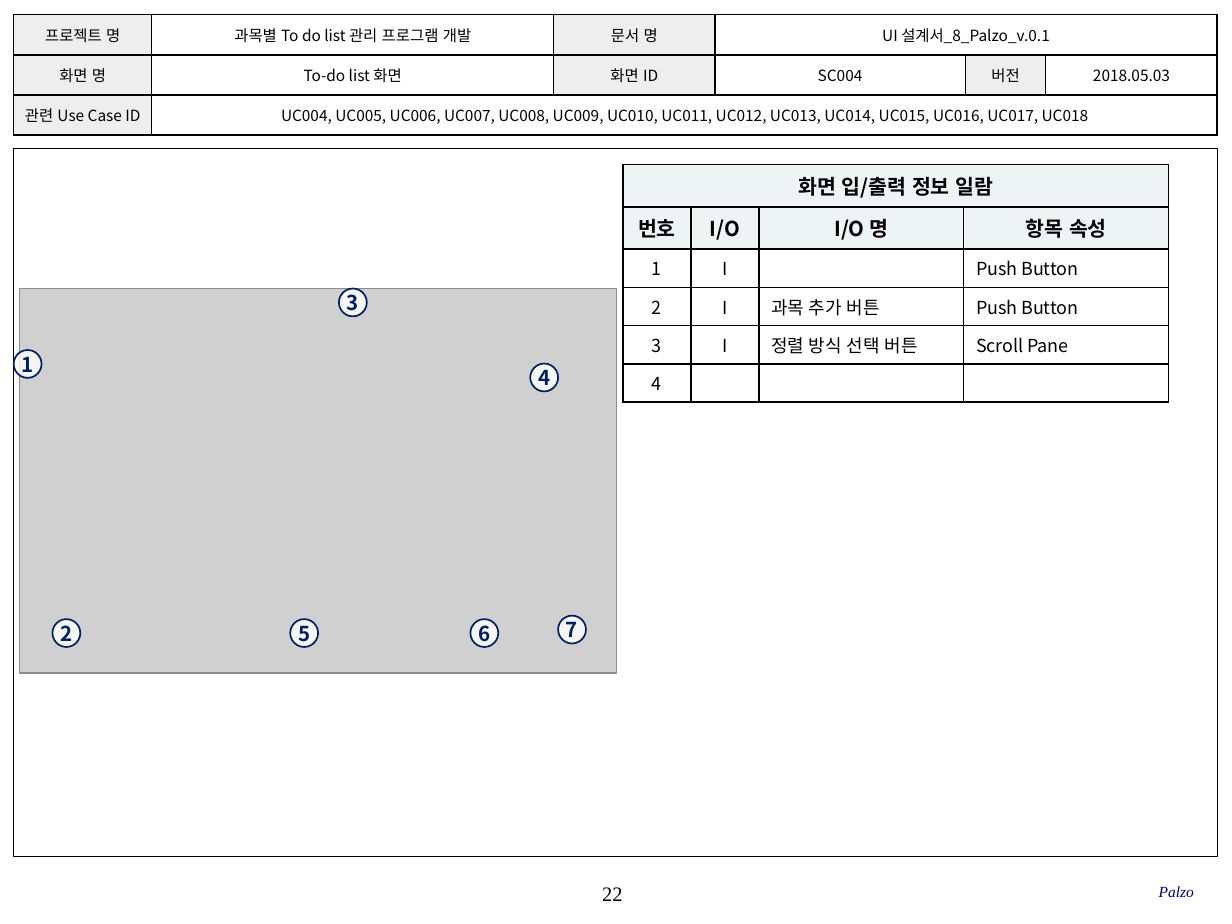
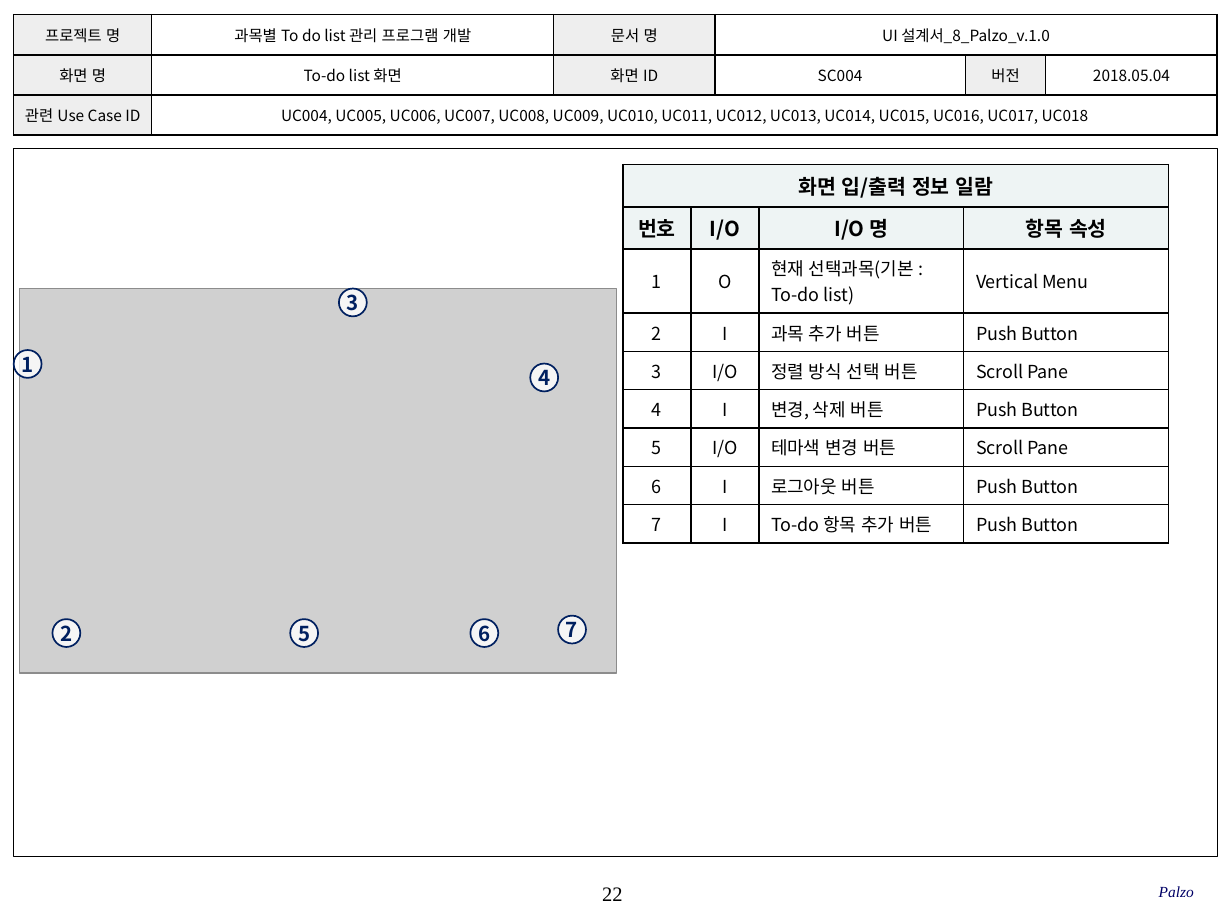
Before and after one commit to SMU-SE-Admin/18-1_8_PALZO_Doc, a slide deck: slide 22 of 03 설계/UI 설계서_8_Palzo.pptx. Drawn at 1232x924 pixels with LibreOffice and Linux fonts; fonts in the diff are those of the drawing; grey boxes stand for pictures; background and template pictures are left out. Boxes give left, top, right and bottom in pixels: in the first picture for what was removed or moved away, otherwise in the second. Text is boxed around its words. In the diff, an @@ line names an element or a change of style, - is before the commit and + after.

Commit message:
#1102 UI 설계서 작성
모든 항목 작성 완료

```diff
--- a/03 설계/UI 설계서_8_Palzo.pptx
+++ b/03 설계/UI 설계서_8_Palzo.pptx
@@ table at bbox=[14, 15, 1216, 136] @@
-row 1, column 4: UI 설계서_8_Palzo_v.0.1
+row 1, column 4: UI 설계서_8_Palzo_v.1.0
-row 2, column 6: 2018.05.03
+row 2, column 6: 2018.05.04
@@ table at bbox=[623, 165, 1168, 537] @@
-row 3: 1 | I |  | Push Button
+row 3: 1 | O | 현재 선택과목(기본 : To-do list) | Vertical Menu
-row 5: 3 | I | 정렬 방식 선택 버튼 | Scroll Pane
-row 6: 4 |  |  | 
+row 5: 3 | I/O | 정렬 방식 선택 버튼 | Scroll Pane
+row 6: 4 | I | 변경, 삭제 버튼 | Push Button
+row 7: 5 | I/O | 테마색 변경 버튼 | Scroll Pane
+row 8: 6 | I | 로그아웃 버튼 | Push Button
+row 9: 7 | I | To-do 항목 추가 버튼 | Push Button
```
Also in this commit, not shown: 36 other slides changed, 2 slides added.
